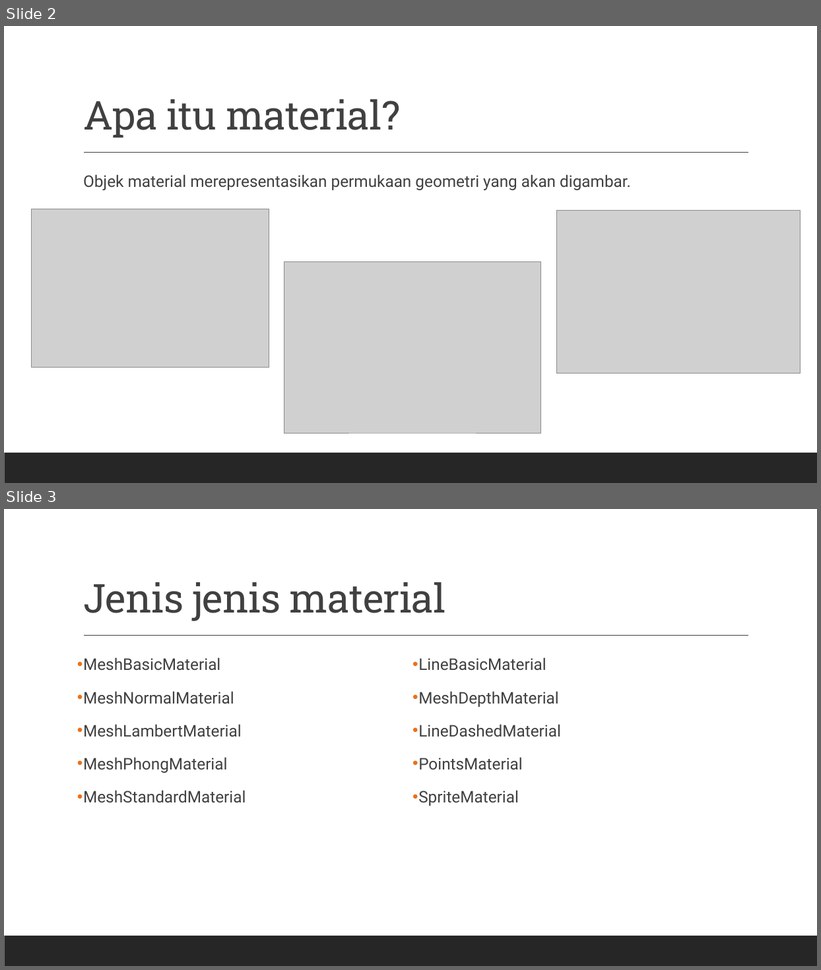
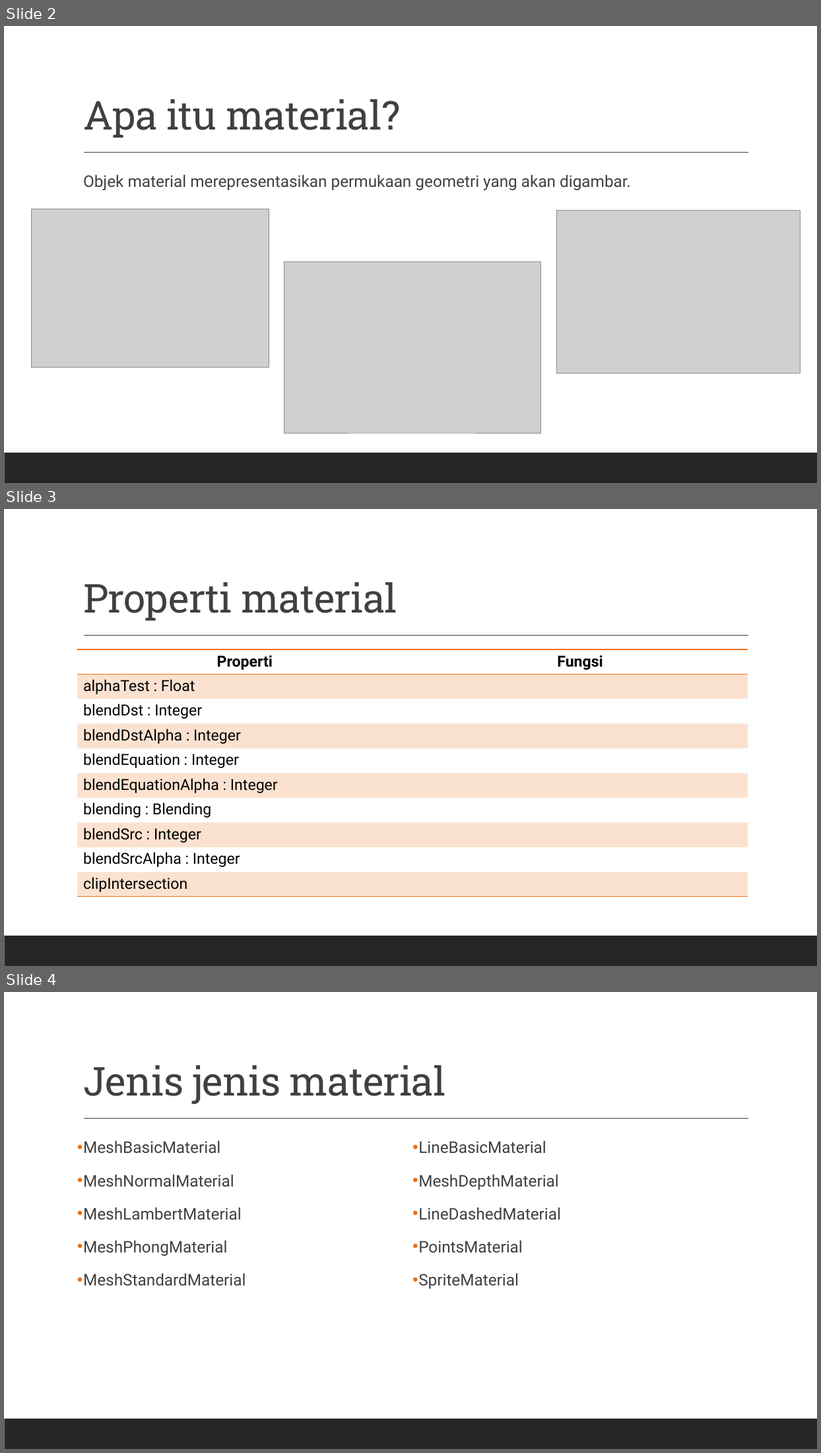
Before and after one commit to grafkom-2020/presentasi-threejs-grafkom-gang, a slide deck: documents/MATERIAL.pptx. Shown one above the other, each under a label of ours: slides 2 and 3 before the commit, slides 2, 3 and 4 after it. The pictures are 821x970 and 821x1453 pixels, drawn with LibreOffice and Linux fonts; fonts in the diff are those of the drawing; grey boxes stand for pictures. Boxes give left, top, right and bottom in pixels: in the first picture for what was removed or moved away, otherwise in the second. Text is boxed around its words. In the diff, an @@ line names an element or a change of style, - is before the commit and + after.

```diff
--- a/documents/MATERIAL.pptx
+++ b/documents/MATERIAL.pptx
@@ slide 3 added at (4,509,817,966), background #FFFFFF; not listed: 2 template elements that a slide beside it also shows @@
@@ title added at (83,582,397,621), 47 pt, text #404040 @@
+Properti material
@@ table added at (77,650,748,898), 10 rows, 2 columns @@
+Properti | Fungsi
+alphaTest : Float | 
+blendDst : Integer | 
+blendDstAlpha : Integer | 
+blendEquation : Integer | 
+blendEquationAlpha : Integer | 
+blending : Blending | 
+blendSrc : Integer | 
+blendSrcAlpha : Integer | 
+clipIntersection | 
@@ what was slide 3 is now slide 4 @@
```
Also in this commit, not shown: 1 other file.
